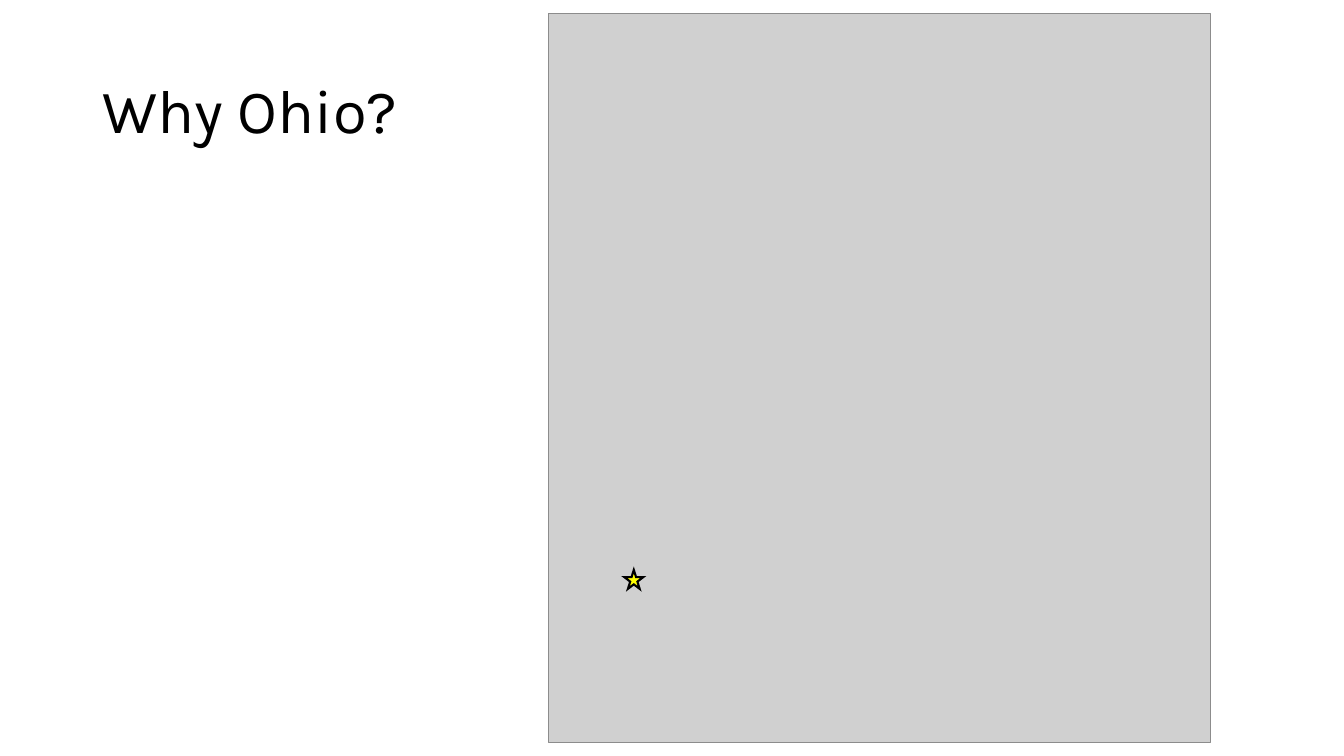
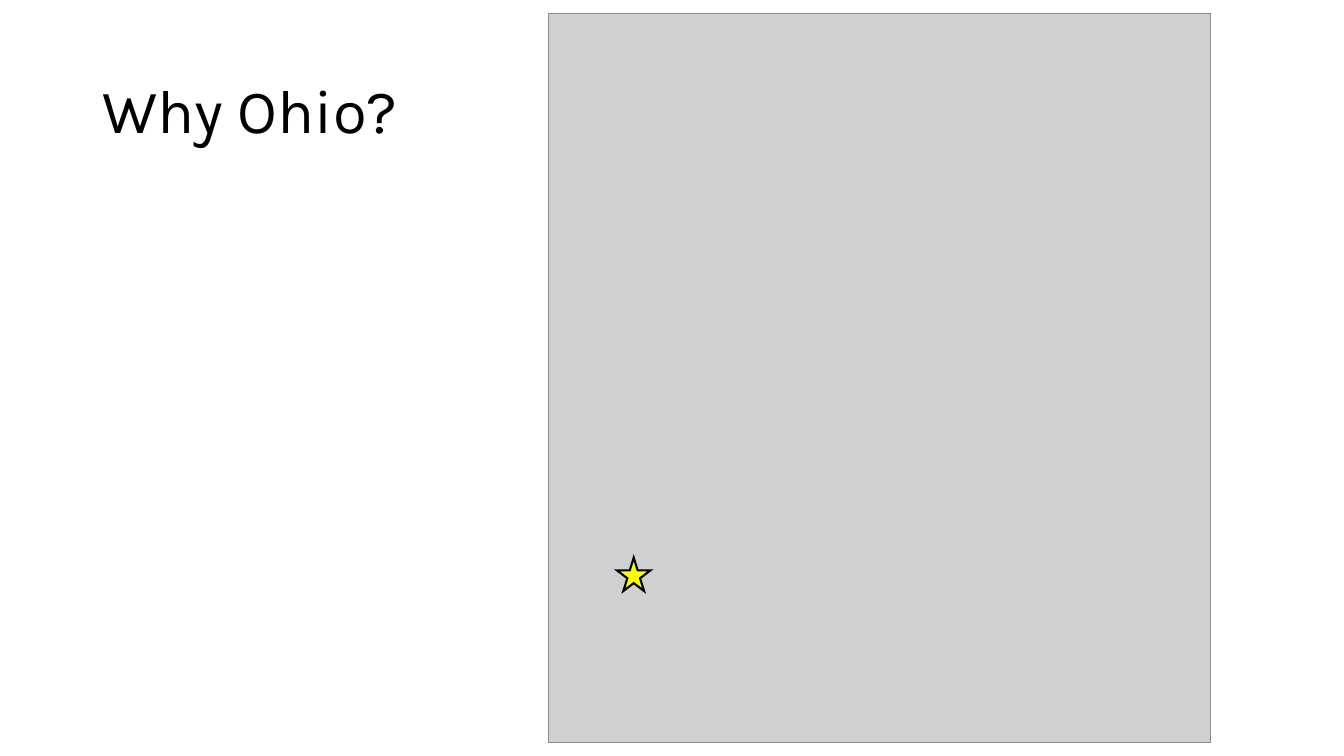
Before and after one commit to appittman/abortion-amendments, a slide deck: slide 5 of asapresentation2025_ap.pptx. Drawn at 1344x756 pixels with LibreOffice and Linux fonts; fonts in the diff are those of the drawing; grey boxes stand for pictures. Boxes give left, top, right and bottom in pixels: in the first picture for what was removed or moved away, otherwise in the second. Text is boxed around its words. In the diff, an @@ line names an element or a change of style, - is before the commit and + after.

```diff
--- a/asapresentation2025_ap.pptx
+++ b/asapresentation2025_ap.pptx
@@ star: place and size @@
-star at (624, 570, 643, 589)
+star at (617, 558, 650, 591)
```
Also in this commit, not shown: 5 other slides changed, 3 other files.
